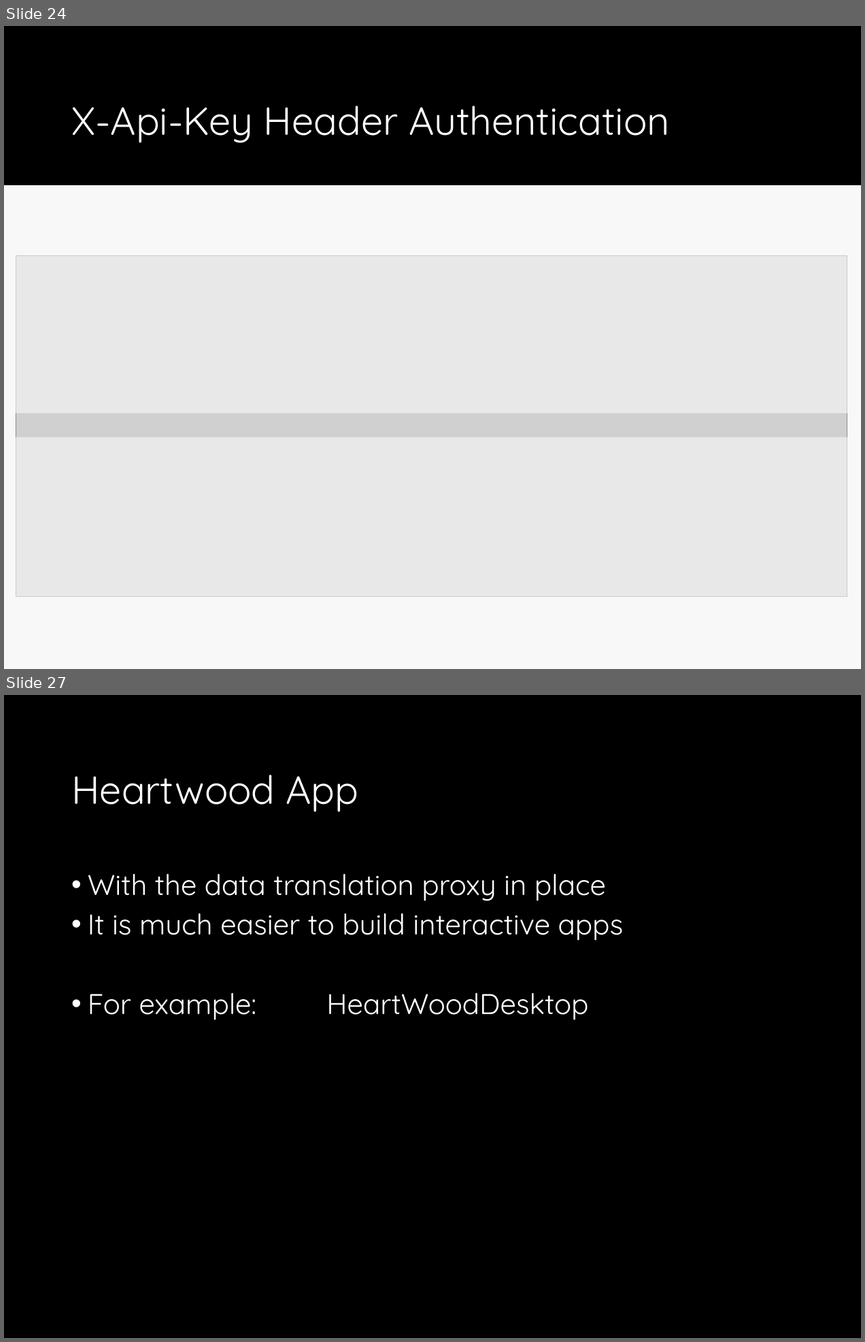
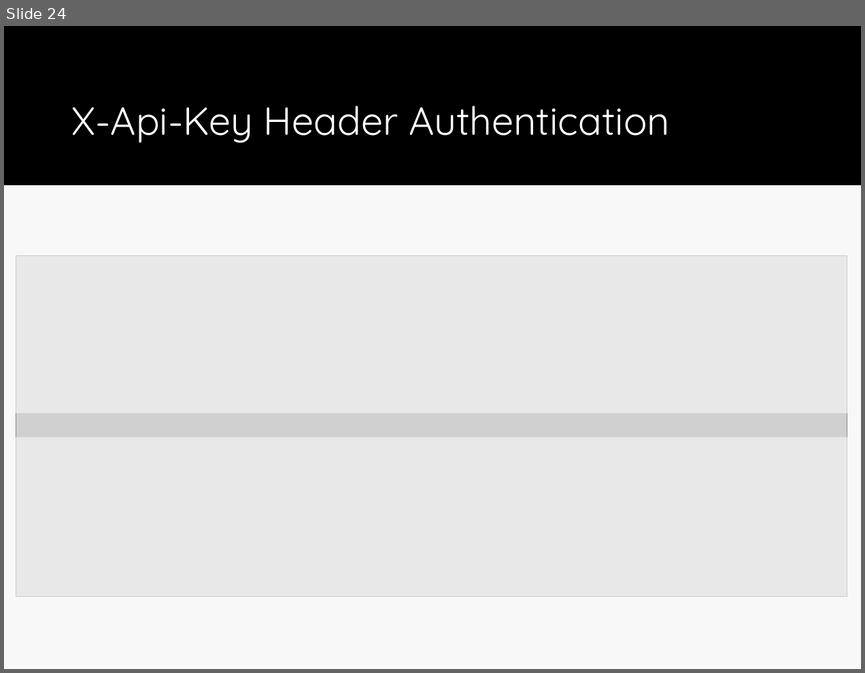
Before and after one commit to drslock/SPE2018, a slide deck: Lecture Slides/15 Spring JSON.pptx. Shown one above the other, each under a label of ours: slides 24 and 27 before the commit, slide 24 after it; the slides between them are not shown. The pictures are 865x1342 and 865x673 pixels, drawn with LibreOffice and Linux fonts; fonts in the diff are those of the drawing; grey boxes stand for pictures. Boxes give left, top, right and bottom in pixels: in the first picture for what was removed or moved away, otherwise in the second. Text is boxed around its words. In the diff, an @@ line names an element or a change of style, - is before the commit and + after.

```diff
--- a/Lecture Slides/15 Spring JSON.pptx
+++ b/Lecture Slides/15 Spring JSON.pptx
@@ slide 27 removed at <box>4,695,861,1338</box>, background #000000 @@
@@ title removed at <box>71,775,358,812</box> @@
-Heartwood App
@@ text removed at <box>88,874,623,1020</box> @@
-• With the data translation proxy in place
-• It is much easier to build interactive apps
-• For example: HeartWoodDesktop
```
Also in this commit, not shown: 2 other slides removed.
